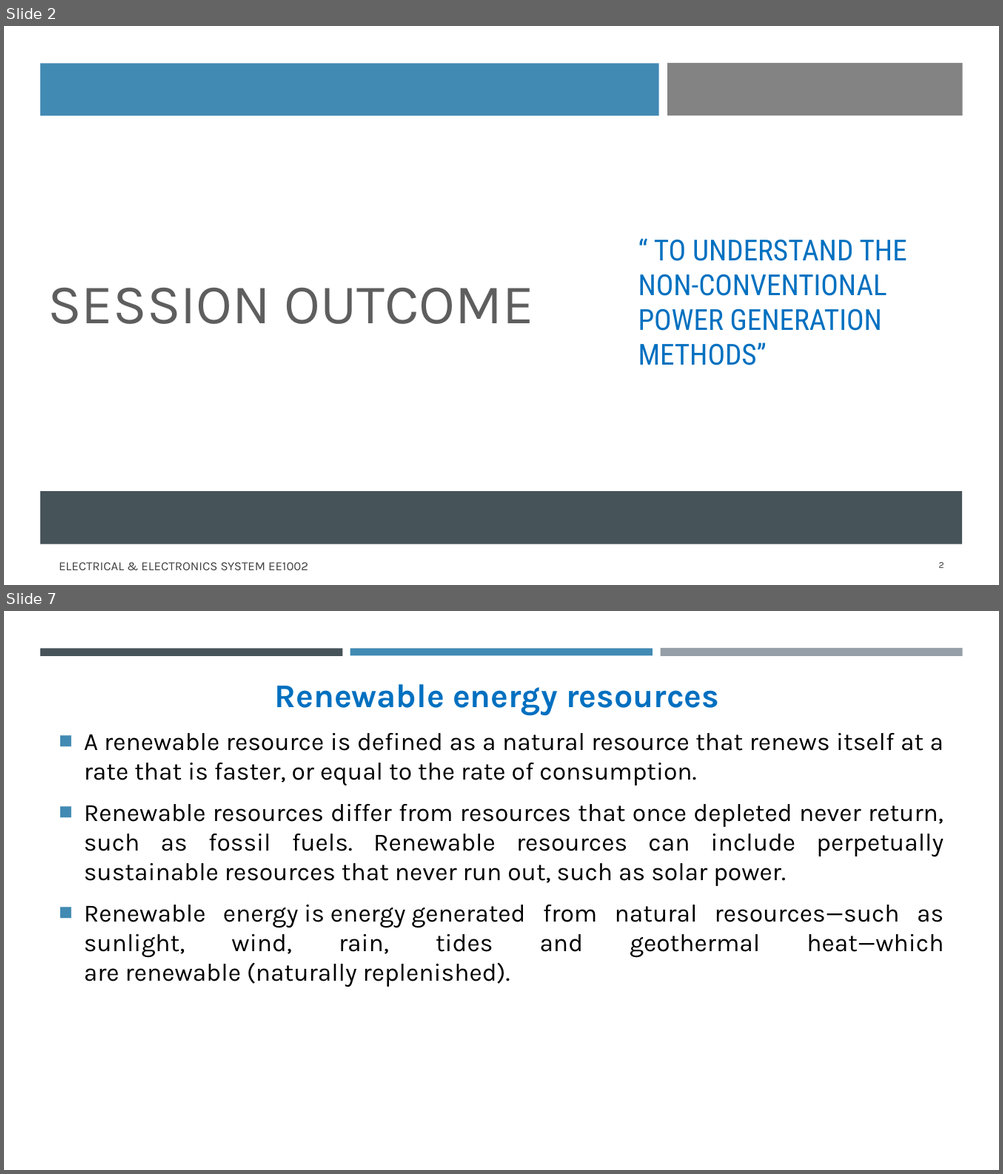
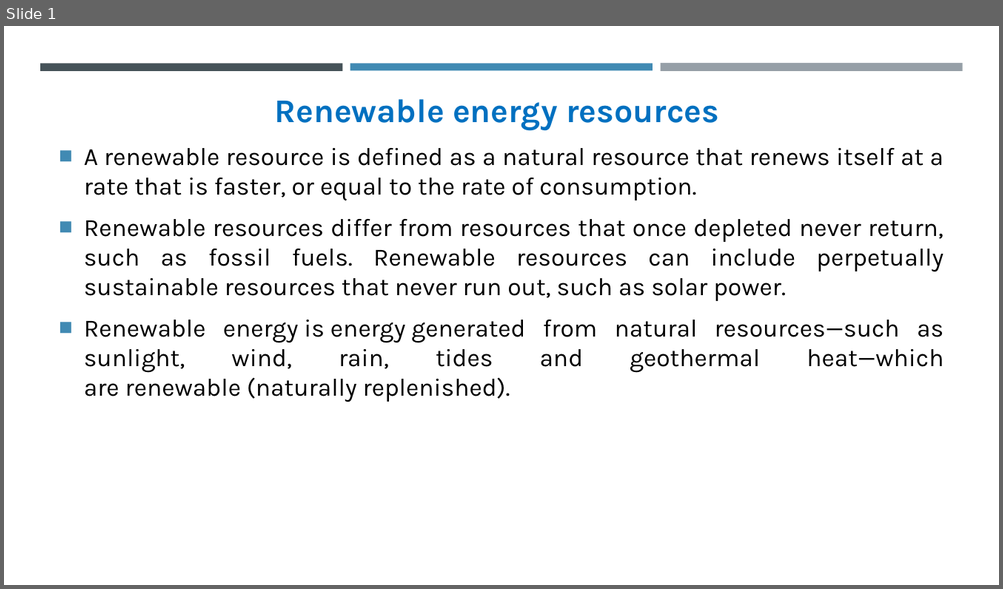
Before and after one commit to viktorexe/Chemistry-Cycle, a slide deck: EES/L3_Non-Conventional Power Generation.pptx. Shown one above the other, each under a label of ours: slides 2 and 7 before the commit, slide 1 after it; the slides between them are not shown. The pictures are 1003x1174 and 1003x589 pixels, drawn with LibreOffice and Linux fonts; fonts in the diff are those of the drawing. Boxes give left, top, right and bottom in pixels: in the first picture for what was removed or moved away, otherwise in the second. Text is boxed around its words. In the diff, an @@ line names an element or a change of style, - is before the commit and + after.

```diff
--- a/EES/L3_Non-Conventional Power Generation.pptx
+++ b/EES/L3_Non-Conventional Power Generation.pptx
@@ slide 2 removed at [4,26,999,585], background #FFFFFF @@
@@ rectangle removed at [4,26,999,585] @@
@@ rectangle removed at [40,63,659,116] @@
@@ rectangle removed at [667,63,962,116] @@
@@ subtitle removed at [638,239,907,366] @@
-“ TO UNDERSTAND THE NON-CONVENTIONAL POWER GENERATION METHODS”
@@ title removed at [48,287,534,324] @@
-SESSION OUTCOME
@@ rectangle removed at [40,491,962,545] @@
@@ text removed at [59,562,308,571] @@
-ELECTRICAL & ELECTRONICS SYSTEM EE1002
@@ page number removed at [939,562,944,568] @@
-2
@@ what was slide 7 is now slide 1 @@
```
Also in this commit, not shown: 5 other slides removed.
